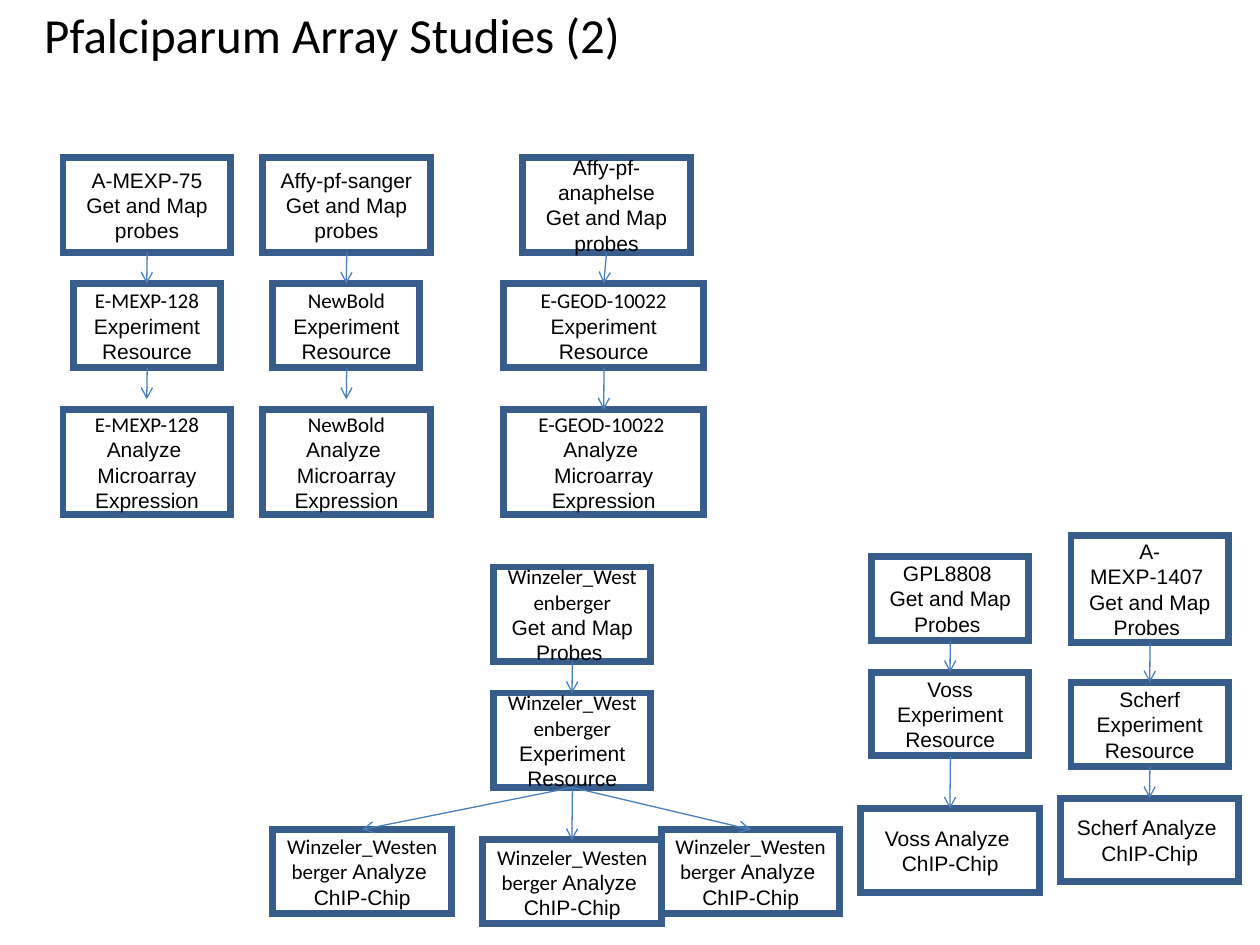
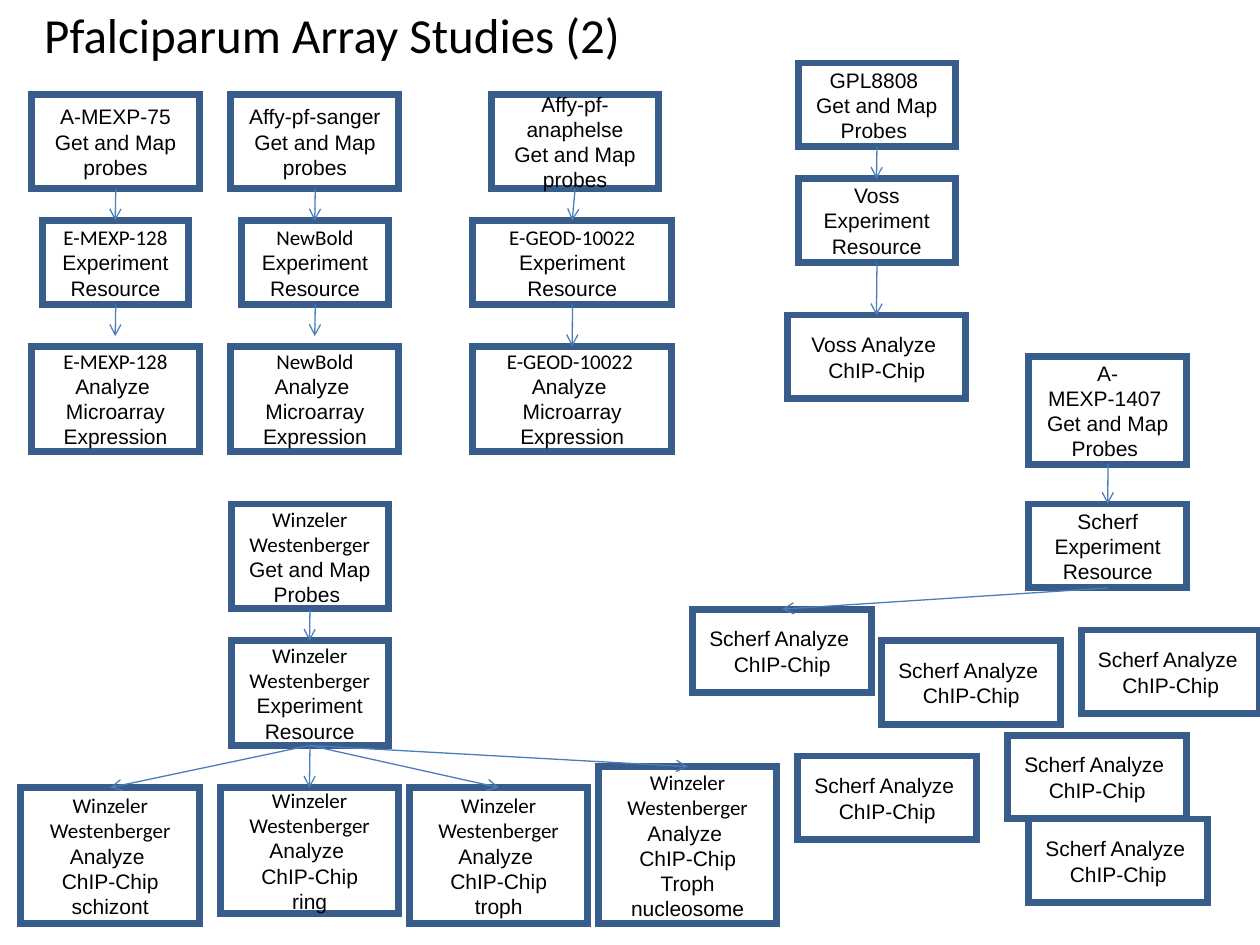
Before and after one commit to VEuPathDB/ApiCommonWorkflow, a slide deck: slide 20 of Main/doc/IntegratedWorkflow.ppt. Drawn at 1260x945 pixels with LibreOffice and Linux fonts; fonts in the diff are those of the drawing. Boxes give left, top, right and bottom in pixels: in the first picture for what was removed or moved away, otherwise in the second. Text is boxed around its words. In the diff, an @@ line names an element or a change of style, - is before the commit and + after.

```diff
--- a/Main/doc/IntegratedWorkflow.ppt
+++ b/Main/doc/IntegratedWorkflow.ppt
@@ 3 rectangles, 2 arrows: place and size @@
-3 rectangles, 2 arrows at (861, 557, 1040, 893)
+3 rectangles, 2 arrows at (788, 63, 966, 399)
@@ 9 rectangles, 6 arrows: place and size @@
-9 rectangles, 6 arrows at (63, 158, 703, 514)
+9 rectangles, 6 arrows at (32, 94, 672, 451)
@@ 2 rectangles, 1 arrow: place and size @@
-2 rectangles, 1 arrow at (1071, 536, 1228, 767)
+2 rectangles, 1 arrow at (1029, 357, 1187, 588)
@@ rectangle "Winzeler Westenberger": place and size @@
-rectangle "Winzeler Westenberger" at (494, 567, 651, 662)
+rectangle "Winzeler Westenberger" at (231, 504, 388, 609)
@@ text in rectangle at (249, 512, 369, 556): text changed @@
-Winzeler_Westenberger
+Winzeler Westenberger
@@ arrow moved from (1150, 766) - (1149, 799) to (1108, 588) - (782, 609) @@
@@ arrow moved from (572, 662) - (572, 693) to (310, 609) - (310, 641) @@
@@ rectangle "Scherf Analyze": place and size @@
-rectangle "Scherf Analyze" at (1061, 798, 1240, 882)
+rectangle "Scherf Analyze" at (693, 609, 872, 693)
@@ rectangle "Winzeler Westenberger Experiment Resource": place and size @@
-rectangle "Winzeler Westenberger Experiment Resource" at (494, 693, 651, 788)
+rectangle "Winzeler Westenberger Experiment Resource" at (231, 640, 388, 745)
@@ text in rectangle at (249, 648, 369, 743): text changed @@
-Winzeler_Westenberger Experiment Resource
+Winzeler Westenberger Experiment Resource
@@ rectangle added at (882, 640, 1061, 724), outline #385D8A 4 pt, 12 pt, text #000000 @@
+Scherf Analyze
+ChIP-Chip
@@ rectangle added at (1081, 630, 1260, 714), outline #385D8A 4 pt, 12 pt, text #000000 @@
+Scherf Analyze
+ChIP-Chip
@@ arrow moved from (572, 788) - (362, 829) to (310, 746) - (110, 788) @@
@@ arrow moved from (572, 788) - (751, 829) to (310, 746) - (499, 788) @@
@@ arrow moved from (572, 788) - (572, 840) to (310, 746) - (310, 788) @@
@@ arrow added from (310, 746) to (688, 766), #4A7EBB 0.74 pt @@
@@ rectangle added at (1008, 735, 1187, 819), outline #385D8A 4 pt, 12 pt, text #000000 @@
+Scherf Analyze
+ChIP-Chip
@@ rectangle added at (598, 766, 777, 924), outline #385D8A 4 pt, 12 pt, text #000000 @@
+Winzeler
+Westenberger Analyze
+ChIP-Chip
+Troph nucleosome
@@ rectangle added at (798, 756, 976, 840), outline #385D8A 4 pt, 12 pt, text #000000 @@
+Scherf Analyze
+ChIP-Chip
@@ rectangle "Winzeler": place and size @@
-rectangle "Winzeler" at (273, 829, 452, 914)
+rectangle "Winzeler" at (21, 788, 200, 924)
@@ text in rectangle at (50, 798, 170, 868): text changed @@
-Winzeler_Westenberger Analyze
+Winzeler
+Westenberger Analyze
@@ rectangle "Winzeler": place and size @@
-rectangle "Winzeler" at (483, 840, 662, 925)
+rectangle "Winzeler" at (220, 788, 399, 914)
@@ text in rectangle at (249, 790, 369, 863): text changed @@
-Winzeler_Westenberger Analyze
+Winzeler
+Westenberger Analyze
@@ rectangle "Winzeler": place and size @@
-rectangle "Winzeler" at (662, 829, 840, 914)
+rectangle "Winzeler" at (410, 788, 588, 924)
@@ text in rectangle at (438, 798, 558, 868): text changed @@
-Winzeler_Westenberger Analyze
+Winzeler
+Westenberger Analyze
@@ rectangle added at (1029, 819, 1208, 903), outline #385D8A 4 pt, 12 pt, text #000000 @@
+Scherf Analyze
+ChIP-Chip
@@ text in rectangle at (72, 898, 149, 915): paragraph added @@
+schizont
@@ text in rectangle at (292, 893, 327, 913): paragraph added @@
+ring
@@ text in rectangle at (475, 898, 523, 919): paragraph added @@
+troph
```
Also in this commit, not shown: 2 other slides changed.
